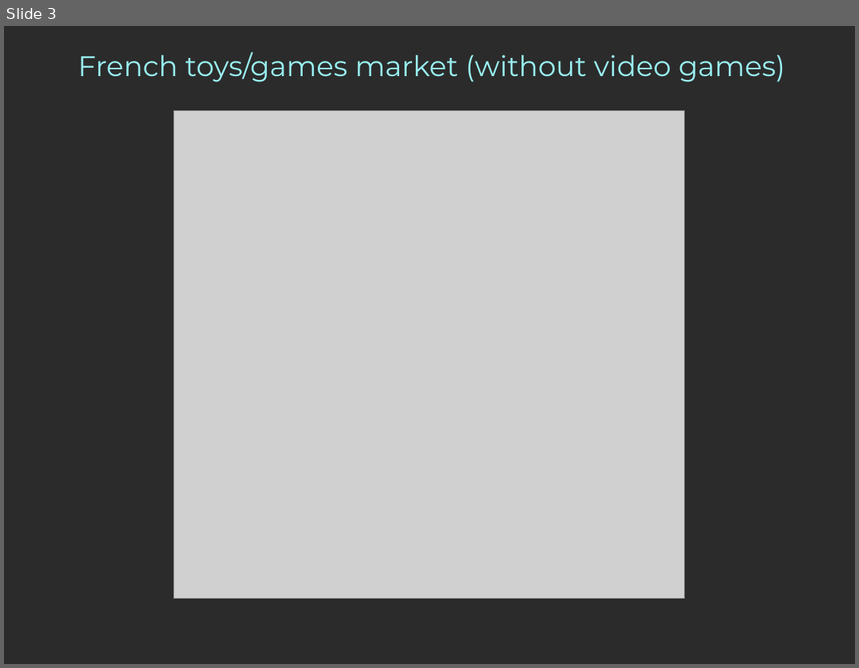
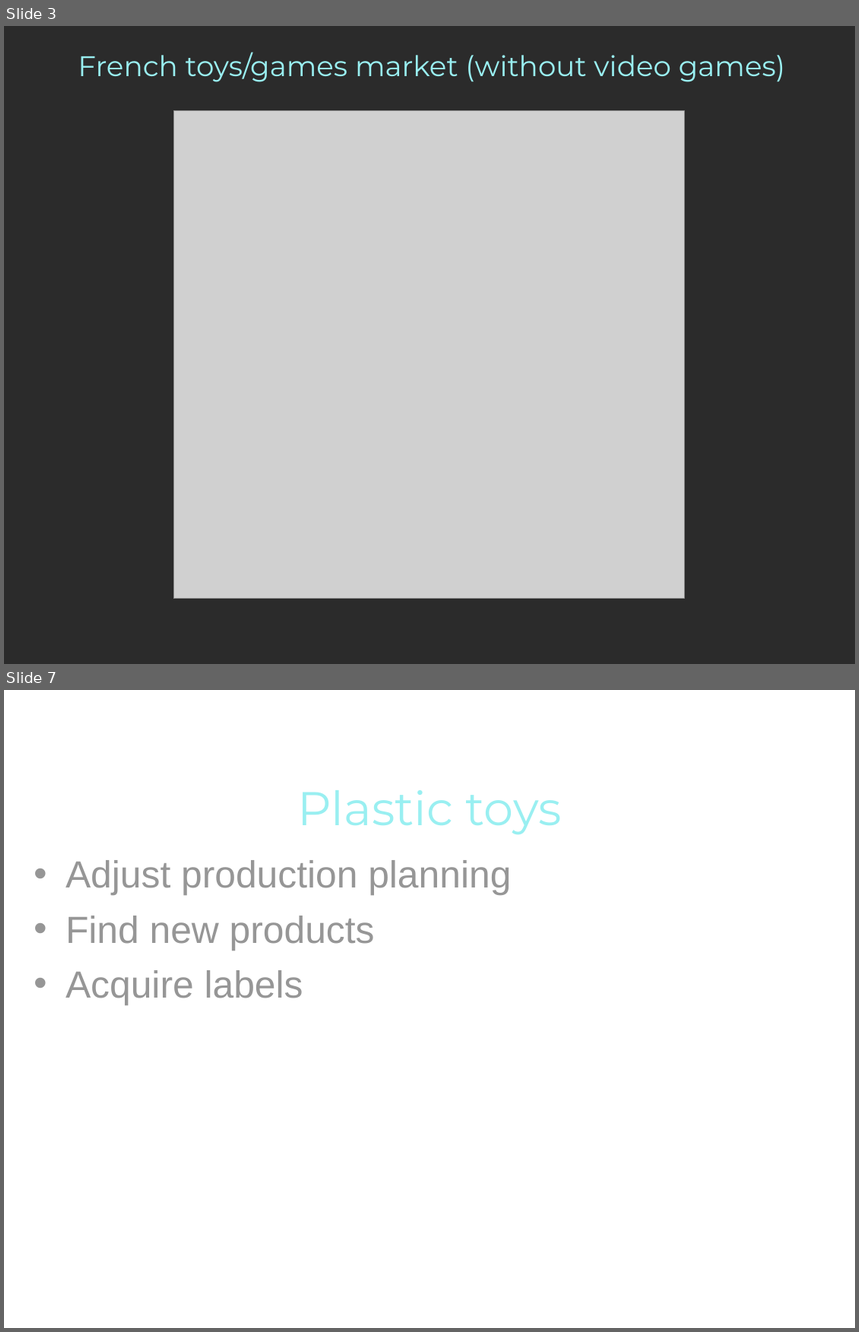
Before and after one commit to pngames/pavillon-noir, a slide deck: .others/tertiaire/tertiaire - management-marketing.ppt. Shown one above the other, each under a label of ours: slide 3 before the commit, slides 3 and 7 after it; the slides between them are not shown. The pictures are 859x668 and 859x1332 pixels, drawn with LibreOffice and Linux fonts; fonts in the diff are those of the drawing; grey boxes stand for pictures; background and template pictures are left out; a plain dark background stands for a picture behind light text. Boxes give left, top, right and bottom in pixels: in the first picture for what was removed or moved away, otherwise in the second. Text is boxed around its words. In the diff, an @@ line names an element or a change of style, - is before the commit and + after.

```diff
--- a/.others/tertiaire/tertiaire - management-marketing.ppt
+++ b/.others/tertiaire/tertiaire - management-marketing.ppt
@@ slide 7 added at [4, 690, 855, 1328], background picture (left out) @@
@@ title added at [297, 790, 562, 834], 40 pt, text #99EFF1 @@
+Plastic toys
@@ text added at [66, 860, 511, 1005], 32 pt, text #969696 @@
+• Adjust production planning
+• Find new products
+• Acquire labels
```
Also in this commit, not shown: 3 slides changed, 3 other slides added, 1 slide removed.
